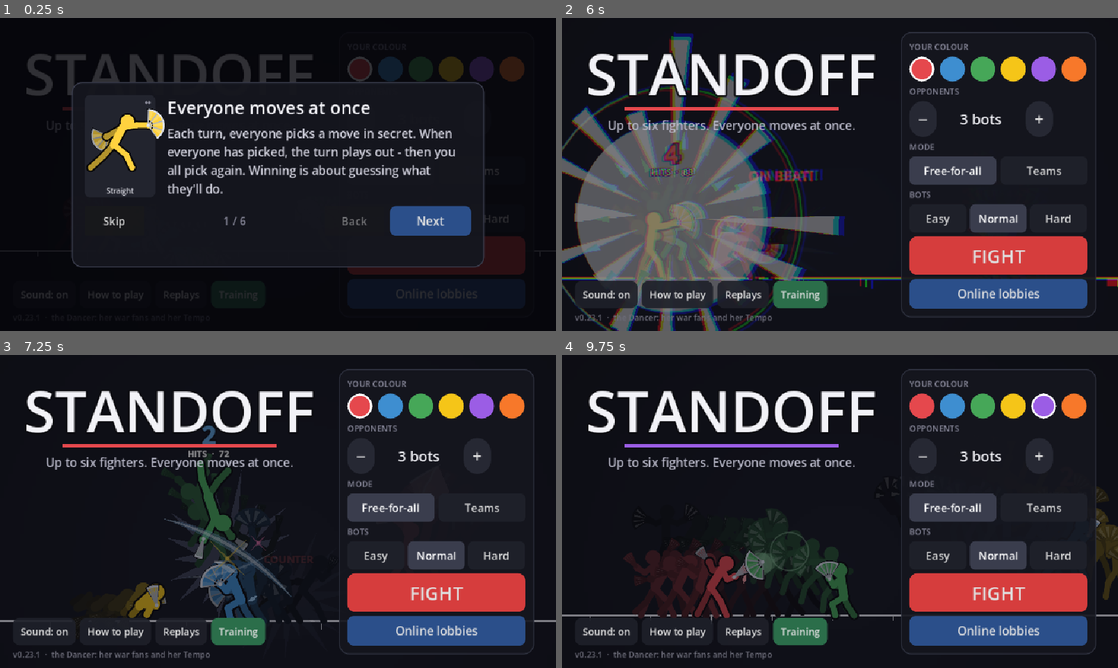
Above: before the commit, frames 1-4 (two rows, left to right).
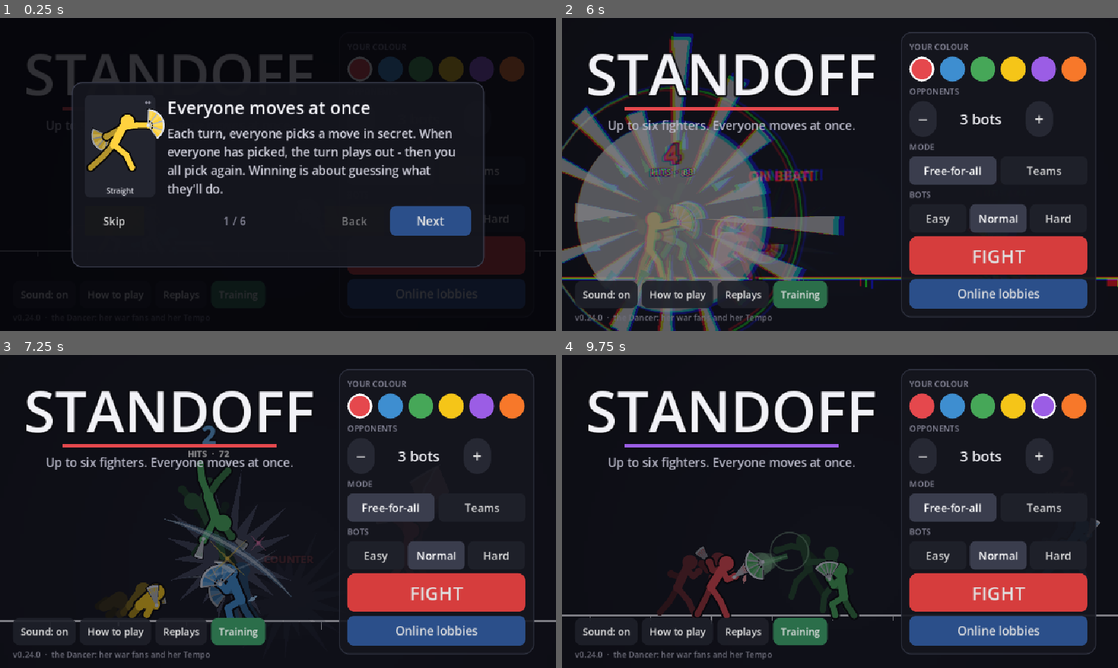
Above: after the commit, the same moments.

Repository: Veriduim/standoff
Game: Godot game, scene res://scenes/main.tscn
The game is run twice, just before and just after one commit, with the same random seed, the same clock (stepped at 60 frames per second) and the same inputs.
Inputs (mouse positions are in pixels of both pictures, inside the frame that each line leads up to):
- Up to frame 1 (0.25 s): no input
- Up to frame 2 (6 s): click "Easy" at 0.5 s; click "Easy" at 1.25 s; click "Normal" at 2 s; click "Normal" at 2.75 s; click "Replays" at 3.5 s; click "Replays" at 4.25 s; click "Replays" at 5 s; click "Skip" at 5.75 s
- Up to frame 3 (7.25 s): click (361, 405) at 6.52 s
- Up to frame 4 (9.75 s): click (951, 405) at 7.27 s; click (984, 405) at 8.02 s; click (1012, 405) at 8.77 s; click (1045, 405) at 9.52 s

The runs differ from the first frame. In frame 2, 0.1% of the frame differs, in the area x 5-43%, y 82-97%; in frame 3, 0.6%; in frame 4, 2.3%, in the area x 5-100%, y 42-97%.

Commit message:
0.24.0: drawing about twice as light - choppy with four (Timmy 02:39 "the replay was choppy on my ohone with 4"); replay codes
- scripts/dev/perf.gd (--perf=N --opp=N [--noafter]): 4 fighters drew ~1,581 calls a frame (3,635 at worst); now 813
  (914): the fan's ink edge and leaf, and the dark starburst, are one batched draw each (Stick.tris - they were never
  smoothed, so they look the same); afterimages capped (2 a fighter, 6 in all, every 3rd tick) and drawn without fans
- zero-size effect shapes skipped (the 'triangulation failed' errors)
- replay codes (the commit before): Share / Watch code on the lobby server

Co-Authored-By: Claude Opus 5.5 <noreply@anthropic.com>
Claude-Session: https://claude.ai/code/session_019cpLLa1bA2ND22yfhrkoYF

Diff:
--- a/project.godot
+++ b/project.godot
@@ -11,7 +11,7 @@
 [application]
 
 config/name="Standoff"
-config/version="0.23.1"
+config/version="0.24.0"
 config/icon="res://assets/icon.png"
 run/main_scene="res://scenes/main.tscn"
 config/features=PackedStringArray("4.7", "GL Compatibility")
--- /dev/null
+++ b/scripts/dev/perf.gd
@@ -0,0 +1,47 @@
+extends Node
+## Dev: how heavy a match is to run and draw - bots playing N against you, per frame: the script's time, draw calls,
+## primitives, effect parts and afterimages.   godot --path . -- --perf=<seconds> [--opp=N] [--noafter]
+
+func run(game: Control, seconds: float) -> void:
+	var opp := 3
+	var no_after := false
+	for arg in OS.get_cmdline_user_args():
+		if arg.begins_with("--opp="):
+			opp = int(arg.trim_prefix("--opp="))
+		elif arg == "--noafter":
+			no_after = true
+	game.auto_me = true
+	game.start_local(opp, "ffa", 0)
+	var n := 0
+	var proc := 0.0
+	var proc_max := 0.0
+	var calls := 0.0
+	var calls_max := 0.0
+	var prims := 0.0
+	var parts_max := 0
+	var afters_max := 0
+	var frame_ms := 0.0
+	var frame_max := 0.0
+	var last := Time.get_ticks_usec()
+	for _i in int(seconds * 60.0):
+		await get_tree().process_frame
+		if no_after:
+			game.stage.fx.afters.clear()
+		var now := Time.get_ticks_usec()
+		var ft := (now - last) / 1000.0
+		last = now
+		var p := Performance.get_monitor(Performance.TIME_PROCESS) * 1000.0
+		var c := Performance.get_monitor(Performance.RENDER_TOTAL_DRAW_CALLS_IN_FRAME)
+		n += 1
+		proc += p
+		proc_max = maxf(proc_max, p)
+		calls += c
+		calls_max = maxf(calls_max, c)
+		prims += Performance.get_monitor(Performance.RENDER_TOTAL_PRIMITIVES_IN_FRAME)
+		parts_max = maxi(parts_max, game.stage.fx.parts.size())
+		afters_max = maxi(afters_max, game.stage.fx.afters.size())
+		frame_ms += ft
+		frame_max = maxf(frame_max, ft)
+	print("perf %d fighters%s: script %.2f ms (max %.2f), draw calls %.0f (max %.0f), primitives %.0f, frame %.1f ms (max %.1f), parts max %d, afterimages max %d"
+			% [opp + 1, " no afterimages" if no_after else "", proc / n, proc_max, calls / n, calls_max, prims / n, frame_ms / n, frame_max, parts_max, afters_max])
+	get_tree().quit()
--- a/scripts/main.gd
+++ b/scripts/main.gd
@@ -42,6 +42,10 @@
 			var ls: Node = load("res://scripts/dev/lobby_shots.gd").new()
 			add_child(ls)
 			ls.call("run", game, arg.trim_prefix("--lobbyshots="))
+		elif arg.begins_with("--perf="):   # (dev: how heavy a match is - scripts/dev/perf.gd)
+			var perf: Node = load("res://scripts/dev/perf.gd").new()
+			add_child(perf)
+			perf.call("run", game, float(arg.trim_prefix("--perf=")))
 		elif arg.begins_with("--reel="):   # (dev: bots play a match for a video - tools/reel.sh)
 			var reel: Node = load("res://scripts/dev/shots.gd").new()
 			add_child(reel)
--- a/scripts/ui/fx.gd
+++ b/scripts/ui/fx.gd
@@ -37,6 +37,8 @@
 var flash := {}              ## fighter id -> seconds they're drawn white (the impact frame)
 var afters: Array = []       ## afterimages: {id, rec: Sim.record row, age, life}
 const BIG := 1.3              ## every effect this much bigger (22:40 "elevate this a lot")
+const AFTER_EACH := 2        ## afterimages a fighter at most, and in all (each is a whole figure to draw)
+const AFTER_ALL := 6
 const INK := Color("#3b3f52")    ## the dark starburst behind a hit (23:05)
 var dim := 0.0               ## how dark the stage goes round a super (0-1); `dim_id` is drawn over it
 var dim_id := -1
@@ -300,6 +302,11 @@
 
 ## A fading copy of a fast mover (StageView calls it every couple of ticks they're quick).
 func afterimage(id: int, rec: Array) -> void:
+	var mine := afters.filter(func(a: Dictionary) -> bool: return int(a["id"]) == id)
+	if mine.size() >= AFTER_EACH:   # (capped - each copy is a whole figure to draw; 02:39 "choppy ... with 4")
+		afters.erase(mine[0])
+	if afters.size() >= AFTER_ALL:
+		afters.pop_front()
 	afters.append({"id": id, "rec": rec.duplicate(), "age": 0.0, "life": 0.32})
 
 
@@ -515,8 +522,13 @@
 		var pts: Array[Vector2] = []
 		for i in n:
 			pts.append(at + Vector2.from_angle(float(p["r"]) + i * TAU / n) * s * float(sp[i]))
+		var tri := PackedVector2Array()   # (one batched draw, not 36 - 02:39 "choppy ... with 4")
+		var cols := PackedColorArray()
 		for i in n:
-			st.draw_colored_polygon(PackedVector2Array([at, pts[i], pts[(i + 1) % n]]), c)
+			for q: Vector2 in [at, pts[i], pts[(i + 1) % n]]:
+				tri.append(q)
+				cols.append(c)
+		Stick.tris(st, tri, cols)
 
 
 ## The mod-study pieces drawn behind the fighters: a throw's dark sphere, a super's ring on the floor, a glide's ribbon.
@@ -565,6 +577,8 @@
 			"sweep":   # (a giant fan sweeping open: from up behind her round to the way she faces (x = facing; 0 = up))
 				var face := float(p["x"])
 				var e := 1.0 - pow(1.0 - minf(1.0, t / 0.45), 3.0)
+				if e < 0.02:   # (not open yet - nothing to draw, and no zero-size shapes)
+					continue
 				var a0 := -PI / 2.0 - 0.9 if face != 0.0 else -PI / 2.0 - 1.2   # (worked out facing right, then mirrored)
 				var a1 := 0.25 if face != 0.0 else -PI / 2.0 + 1.2
 				var mx := face if face != 0.0 else 1.0
@@ -593,6 +607,8 @@
 			"slash":   # (a fan's cut across the hit: a thin crescent drawn out fast, white at its core; x = the way)
 				var e := 1.0 - pow(1.0 - minf(1.0, t / 0.3), 2.0)
 				var fade := 1.0 - maxf(0.0, (t - 0.35) / 0.65)
+				if fade < 0.03:   # (gone - no zero-width shape)
+					continue
 				var way := 1.0 if float(p["x"]) >= 0.0 else -1.0
 				var dir := Vector2.from_angle(-0.55 * absf(float(p["x"])) * way) * way
 				var nrm := Vector2(-dir.y, dir.x)
--- a/scripts/ui/stage_view.gd
+++ b/scripts/ui/stage_view.gd
@@ -123,7 +123,7 @@
 		var speed := maxf(absf(float(r[0]) - float(p[0])), absf(float(r[1]) - float(p[1])) * 0.8)
 		var fast := int(r[5]) != 4 and (speed > 5.5 or kind in ["super", "burst"])
 		_after_n[i] = int(_after_n.get(i, 0)) + 1 if fast else 0
-		if fast and int(_after_n[i]) % 2 == 1:   # (a fading copy every other tick they're quick - fx keeps them longer)
+		if fast and int(_after_n[i]) % 3 == 1:   # (a fading copy every third tick they're quick - fx keeps them longer)
 			fx.afterimage(i, r)
 		var dy := float(r[1]) - float(p[1])
 		_vx[i] = float(r[0]) - float(p[0])
@@ -430,7 +430,7 @@
 	for a: Dictionary in fx.afters:   # (afterimages - fading copies behind fast movers)
 		var id := int(a["id"])
 		if id < frame.size():
-			_figure(id, a["rec"], 0.5 * (1.0 - float(a["age"]) / float(a["life"])))
+			_figure(id, a["rec"], 0.5 * (1.0 - float(a["age"]) / float(a["life"])), true)
 	for i in frame.size():   # (the knocked out first - the standing stay on top)
 		if int(frame[i][5]) == 4:
 			_figure(i, frame[i], 1.0)
@@ -598,7 +598,7 @@
 			draw_rect(rect, Color(1.0, 0.3, 0.35, 0.9), false, 2.0)
 
 
-func _figure(i: int, r: Array, alpha: float) -> void:
+func _figure(i: int, r: Array, alpha: float, bare := false) -> void:
 	var ch := _char(i)
 	var h := float(Moves.stats(ch)["height"]) / 100.0
 	var base := Vector2(float(r[0]), float(r[1]))
@@ -648,10 +648,10 @@
 			var k := 0.5 + 0.5 * sin(_time * 1.9 + i * 1.1)
 			pose = Poses.blend(pose, Poses.get_pose("idle2"), k * (1.0 if alpha >= 1.0 else 0.0))
 		var pre := Stick._place(pose, w2s(base), sc, face)
-		if fans >= 2:
+		if fans >= 2 and not bare:   # (an afterimage: just her - its fans would double what it costs to draw)
 			Stick.fan_at(self, pre, "b", face, sc, open, col, alpha >= 1.0, Stick.STEEL if alpha >= 1.0 else col)
 	var pts := Stick.draw(self, pose, w2s(base), sc, face, col, Stick.limb(sc), head_r, alpha >= 1.0)
-	if dancer and fans >= 1:   # (ghosts and afterimages: their fans in their own faded colour, not bright steel)
+	if dancer and fans >= 1 and not bare:   # (ghosts: their fans in their own faded colour, not bright steel)
 		Stick.fan_at(self, pts, "f", face, sc, open, col, alpha >= 1.0, Stick.STEEL if alpha >= 1.0 else col)
 	if alpha < 1.0:
 		return
--- a/scripts/ui/stick.gd
+++ b/scripts/ui/stick.gd
@@ -200,31 +200,55 @@
 	var gold := metal
 	gold.a = col.a
 	var ink := Color(0.02, 0.02, 0.03, col.a)
+	var tri := PackedVector2Array()   # (02:39 "choppy ... with 4": the ink edge and the leaf, one batched draw - not 16)
+	var cols := PackedColorArray()
 	if edge:   # (the ink edge: the leaf a little bigger, under it)
 		var e := maxf(1.5, radius * 0.09)
 		var ea := e / maxf(radius, 1.0)
 		for k in n:
 			var u0 := lerpf(a0 - ea, a1 + ea, float(k) / n)
 			var u1 := lerpf(a0 - ea, a1 + ea, float(k + 1) / n)
-			ci.draw_colored_polygon(PackedVector2Array([pivot + Vector2.from_angle(u0) * (radius + e),
-				pivot + Vector2.from_angle(u1) * (radius + e), pivot + Vector2.from_angle(u1) * maxf(0.0, inner - e),
-				pivot + Vector2.from_angle(u0) * maxf(0.0, inner - e)]), ink)
-	for k in n:   # (the leaf, a quad a fold - every piece convex)
+			_quad(tri, cols, pivot + Vector2.from_angle(u0) * (radius + e), pivot + Vector2.from_angle(u1) * (radius + e),
+				pivot + Vector2.from_angle(u1) * maxf(0.0, inner - e), pivot + Vector2.from_angle(u0) * maxf(0.0, inner - e), ink)
+	for k in n:   # (the leaf, a quad a fold)
 		var u0 := lerpf(a0, a1, float(k) / n)
 		var u1 := lerpf(a0, a1, float(k + 1) / n)
 		var c := col.lightened(0.18) if k % 2 == 0 else col
-		ci.draw_colored_polygon(PackedVector2Array([pivot + Vector2.from_angle(u0) * radius,
-			pivot + Vector2.from_angle(u1) * radius, pivot + Vector2.from_angle(u1) * inner,
-			pivot + Vector2.from_angle(u0) * inner]), c)
+		_quad(tri, cols, pivot + Vector2.from_angle(u0) * radius, pivot + Vector2.from_angle(u1) * radius,
+			pivot + Vector2.from_angle(u1) * inner, pivot + Vector2.from_angle(u0) * inner, c)
+	tris(ci, tri, cols)
 	var w := maxf(1.0, radius * 0.07)
-	for k in 5:   # (the ribs, from the pivot)
+	var ribs := PackedVector2Array()   # (the ribs, from the pivot - one draw)
+	for k in 5:
 		var u := lerpf(a0, a1, float(k) / 4.0)
-		ci.draw_line(pivot, pivot + Vector2.from_angle(u) * radius, gold.darkened(0.2), w, true)
+		ribs.append(pivot)
+		ribs.append(pivot + Vector2.from_angle(u) * radius)
+	ci.draw_multiline(ribs, gold.darkened(0.2), w, true)
 	var rim := PackedVector2Array()
 	for k in n + 1:
 		rim.append(pivot + Vector2.from_angle(lerpf(a0, a1, float(k) / n)) * radius)
 	ci.draw_polyline(rim, gold, maxf(1.5, radius * 0.11), true)
 	ci.draw_circle(pivot, w * 1.3, gold, true, -1.0, true)
+
+
+## Two triangles of a quad (a, b, c, d round its edge) into a batch.
+static func _quad(tri: PackedVector2Array, cols: PackedColorArray, a: Vector2, b: Vector2, c: Vector2, d: Vector2,
+		col: Color) -> void:
+	for p: Vector2 in [a, b, c, a, c, d]:
+		tri.append(p)
+		cols.append(col)
+
+
+## A batch of triangles (every three points one, each point its colour) in one draw call - the 2D renderer otherwise
+## sends each polygon on its own (a phone wants few draws).
+static func tris(ci: CanvasItem, tri: PackedVector2Array, cols: PackedColorArray) -> void:
+	if tri.is_empty():
+		return
+	var idx := PackedInt32Array()
+	idx.resize(tri.size())
+	for i in tri.size():
+		idx[i] = i
+	RenderingServer.canvas_item_add_triangle_array(ci.get_canvas_item(), idx, tri, cols)
 
 
 ## A pose's extent (joints + head), for fitting it in a box.
--- a/scripts/version.gd
+++ b/scripts/version.gd
@@ -2,4 +2,4 @@
 extends RefCounted
 ## The game's version - the home screen shows it, and lobbies list it (only the same version can play together).
 
-const TAG := "0.23.1"
+const TAG := "0.24.0"
Not shown, changed: export_presets.cfg
Not shown, added: scripts/dev/perf.gd.uid
Not shown, added: scripts/dev/share_check.gd.uid
Not shown, changed: docs/plan.md
